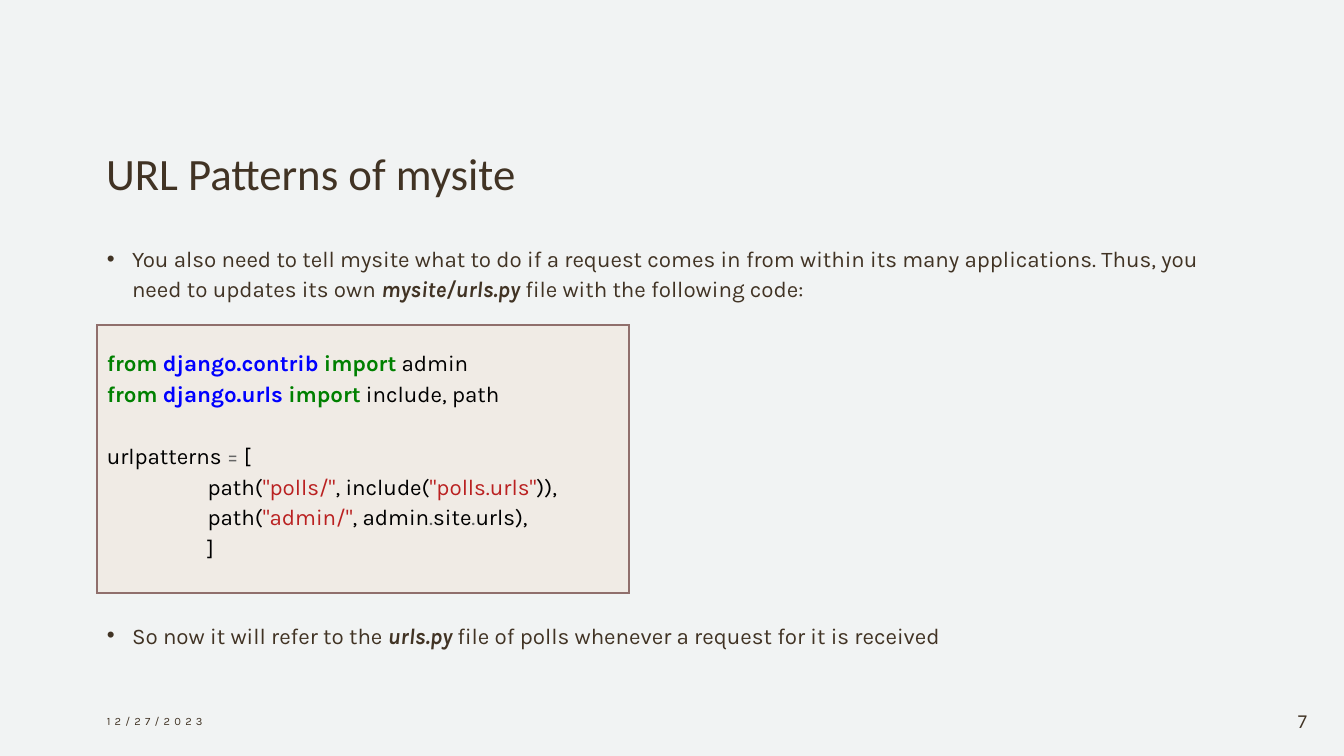
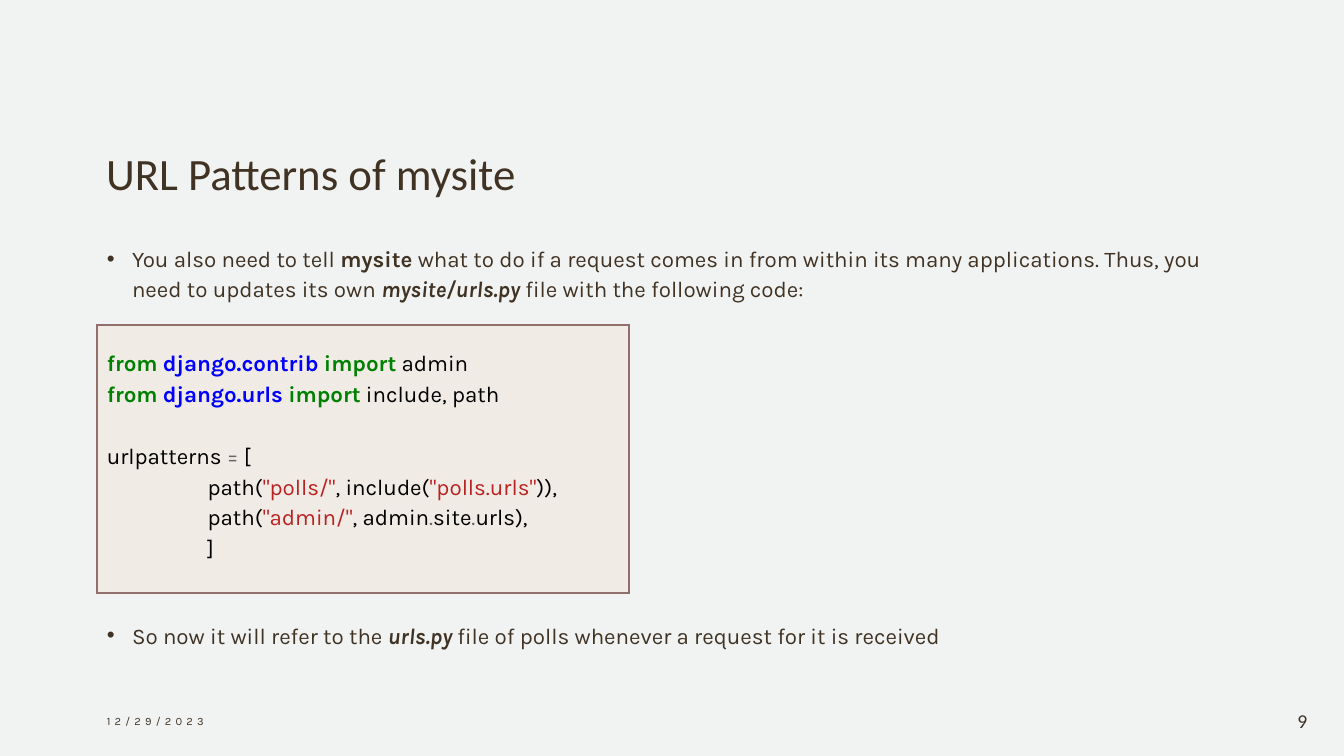
Before and after one commit to umairazfar/WAS, a slide deck: slide 9 of Lectures/Lecture04 - Views Models Templates.pptx (slide 7 before the commit). Drawn at 1344x756 pixels with LibreOffice and Linux fonts; fonts in the diff are those of the drawing. Boxes give left, top, right and bottom in pixels: in the first picture for what was removed or moved away, otherwise in the second. Text is boxed around its words. In the diff, an @@ line names an element or a change of style, - is before the commit and + after.

```diff
--- a/Lectures/Lecture04 - Views Models Templates.pptx
+++ b/Lectures/Lecture04 - Views Models Templates.pptx
@@ text at (x1=132, y1=251, x2=1200, y2=303): bold on in "mysite" @@
@@ text at (x1=107, y1=717, x2=204, y2=726): text changed @@
-12/27/2023
+12/29/2023
@@ page number at (x1=1297, y1=715, x2=1307, y2=728): text changed @@
-7
+9
```
Also in this commit, not shown: 29 other slides changed, 3 slides added.
